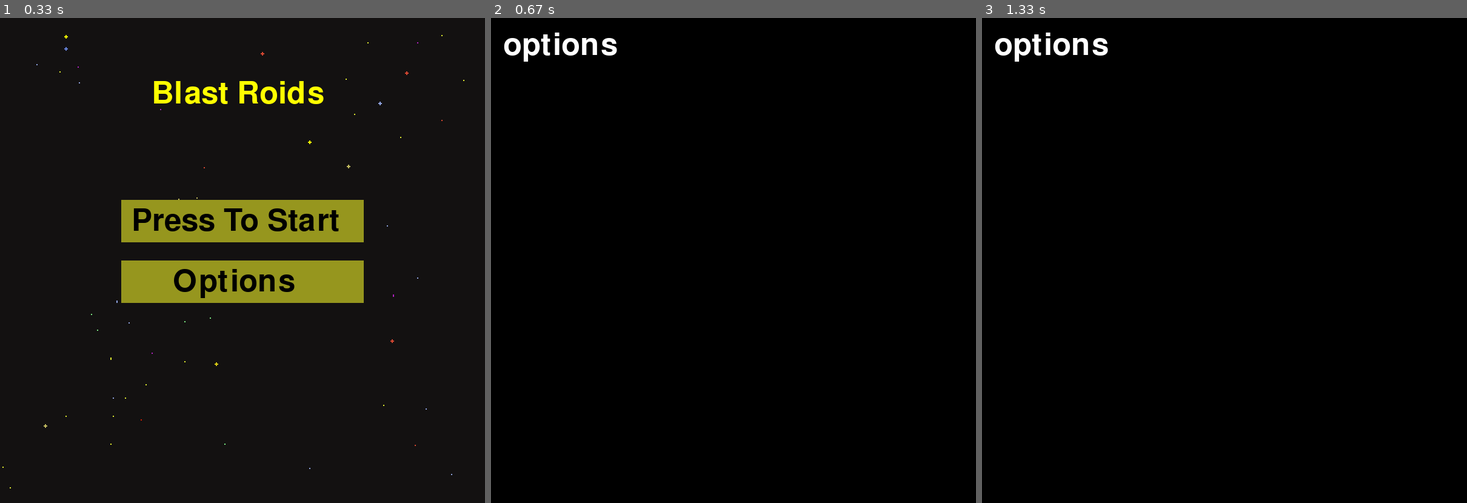
Above: before the commit, frames 1-3 (left to right).
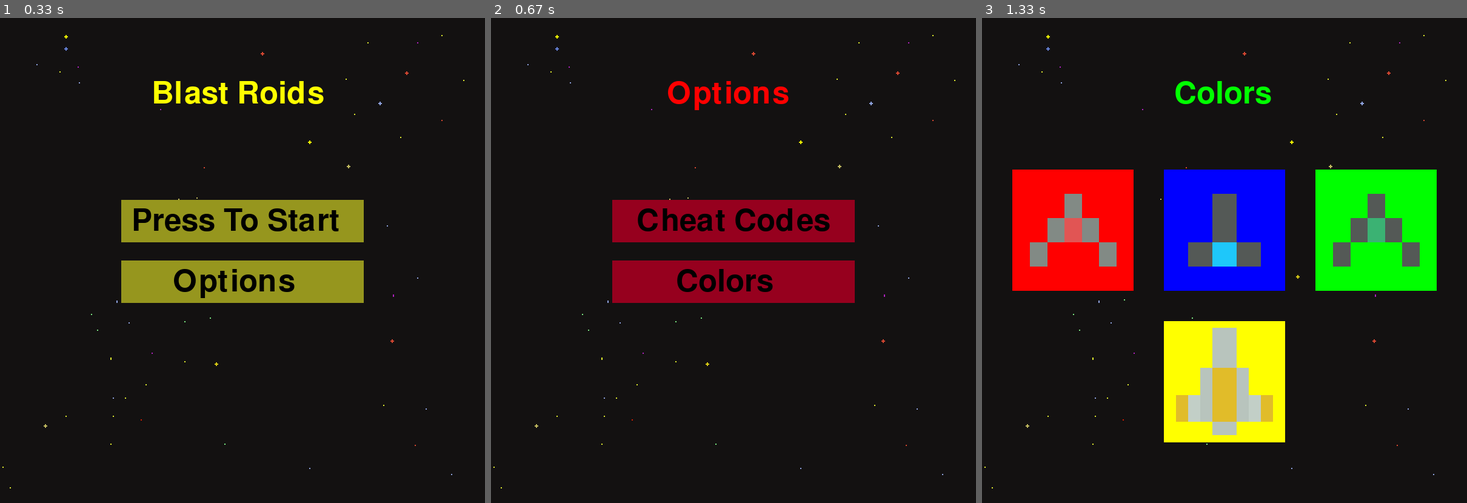
Above: after the commit, the same moments.

Repository: mrmastercat604me/pygame_project
Game: pygame game, started from maingame.py
The game is run twice, just before and just after one commit, with the same random seed, the same clock (stepped at 60 frames per second) and the same inputs.
Inputs (mouse positions are in pixels of both pictures, inside the frame that each line leads up to):
- Up to frame 1 (0.33 s): no input
- Up to frame 2 (0.67 s): click (733, 260) at 0.38 s
- Up to frame 3 (1.33 s): click (1224, 279) at 0.72 s, where only the run after the commit has a clickable "Colors"; click (1379, 245) at 1.05 s

Frame 1 is identical in both runs. In frame 2, 8.9% of the frame differs, in the area x 0-96%, y 3-97%; in frame 3, 26%.

Commit message:
working on implementing wesley's option menu into game :)

Diff:
--- a/maingame.py
+++ b/maingame.py
@@ -1,6 +1,7 @@
 import pygame, sys, math, random
 from classes import Player
 from game import game
+from options import options
 
 mainClock = pygame.time.Clock()
 from pygame.locals import *
@@ -49,7 +50,7 @@
                 game(screen,player,mainClock,Backgroundimage,Backgroundimage_rec)
         if button_2.collidepoint((mx, my)):
             if click:
-                options()
+                options(screen,Backgroundimage,Backgroundimage_rec)
         click = False
         #----------------------------------
         for event in pygame.event.get():
@@ -67,22 +68,4 @@
         pygame.display.update()
         mainClock.tick(60)
 
-
-def options():
-    running = True
-    while running:
-        screen.fill((0,0,0))
-
-        draw_text('options',font, (255, 255, 255), screen, 20, 20)
-        for event in pygame.event.get():
-            if event.type == QUIT:
-                pygame.quit()
-                sys.exit()
-            if event.type == KEYDOWN:
-                if event.key == K_ESCAPE:
-                    running = False
-
-        pygame.display.update()
-        mainClock.tick(60)
-
 main_menu()
--- /dev/null
+++ b/options.py
@@ -0,0 +1,253 @@
+import pygame, sys, math, random
+
+mainClock = pygame.time.Clock()
+from pygame.locals import *
+pygame.init()
+
+blueship = pygame.image.load("assets/pixel_ship_blue.png")
+blueship_rec = blueship.get_rect()
+blueship_rec.topright=(350, 250)
+blueship = pygame.transform.scale(blueship,(200,200))
+
+redship = pygame.image.load("assets/pixel_ship_red.png")
+redship_rec = redship.get_rect()
+redship_rec.topright=(120, 250)
+redship = pygame.transform.scale(redship,(200,200))
+
+greenship = pygame.image.load("assets/pixel_ship_green.png")
+greenship_rec = greenship.get_rect()
+greenship_rec.topright=(620, 250)
+greenship = pygame.transform.scale(greenship,(200,200))
+
+yellowship = pygame.image.load("assets/pixel_ship_yellow.png")
+yellowship_rec = yellowship.get_rect()
+yellowship_rec.topright=(400, 488)
+yellowship = pygame.transform.scale(yellowship,(200,200))
+
+font = pygame.font.SysFont(None, 75)
+
+def draw_text(text, font, color, surface, x,y):
+    textobj = font.render(text, 1, color)
+    textrect = textobj.get_rect()
+    textrect.topleft = (x, y)
+    surface.blit(textobj, textrect)
+
+
+click = False
+
+def options(screen,Backgroundimage,Backgroundimage_rec):
+    running = True
+    click = False
+    while running:
+        screen.fill((0,0,0))
+        screen.blit(Backgroundimage,Backgroundimage_rec)
+        draw_text('Options',font, (255, 0, 0), screen, 290, 100)
+        mx, my = pygame.mouse.get_pos()
+        button_3 = pygame.Rect(190, 300, 400, 70)
+        button_4 = pygame.Rect(190, 400, 400, 70)
+        button_3.centerx = 400
+        button_4.centerx = 400
+        pygame.draw.rect(screen, (150, 0, 30), button_3)
+        pygame.draw.rect(screen, (150, 0, 30), button_4)
+        draw_text('Cheat Codes',font, (0, 0, 0), screen, 240, 310)
+        draw_text('Colors',font, (0, 0, 0), screen, 305, 410)
+        if button_3.collidepoint((mx, my)):
+            if click:
+                cheat(screen,Backgroundimage,Backgroundimage_rec)
+        if button_4.collidepoint((mx, my)):
+            if click:
+                colors(screen,Backgroundimage,Backgroundimage_rec)
+        click = False
+        for event in pygame.event.get():
+            if event.type == QUIT:
+                pygame.quit()
+                sys.exit()
+            if event.type == KEYDOWN:
+                if event.key == K_ESCAPE:
+                    running = False
+            if event.type == MOUSEBUTTONDOWN:
+                if event.button == 1:
+                    click = True
+
+        pygame.display.update()
+        mainClock.tick(60)
+
+
+def cheat(screen,Backgroundimage,Backgroundimage_rec):
+    running = True
+    font = pygame.font.Font(None, 32)
+    clock = pygame.time.Clock()
+    input_box = pygame.Rect(300, 300, 150, 32)
+    color_inactive = pygame.Color('lightskyblue3')
+    color_active = pygame.Color('dodgerblue2')
+    color = color_inactive
+    active = False
+    text = ''
+    while running:
+        for event in pygame.event.get():
+            if event.type == pygame.QUIT:
+                running = False
+            if event.type == pygame.MOUSEBUTTONDOWN:
+                if input_box.collidepoint(event.pos):
+                    active = not active
+                else:
+                    active = False
+                color = color_active if active else color_inactive
+            if event.type == pygame.KEYDOWN:
+                if active:
+                    if event.key == pygame.K_RETURN:
+                        print(text)
+                        if text == "bruh":
+                            cheat1 = True
+                        if text == "123":
+                            cheat2 = True
+                        if text == "hola":
+                            cheat3 = True
+                        if text == "10101":
+                            cheat4 = True
+                        text = ''
+                    elif event.key == pygame.K_BACKSPACE:
+                        text = text[:-1]
+                    else:
+                        text += event.unicode
+                if event.key == K_ESCAPE:
+                    running = False
+
+        screen.fill((0,0,0))
+        screen.blit(Backgroundimage,Backgroundimage_rec)
+        txt_surface = font.render(text, True, color)
+        width = max(200, txt_surface.get_width()+10)
+        input_box.w = width
+        screen.blit(txt_surface, (input_box.x+5, input_box.y+5))
+        pygame.draw.rect(screen, color, input_box, 2)
+
+        pygame.display.update()
+        mainClock.tick(60)
+
+def colors(screen,Backgroundimage,Backgroundimage_rec):
+
+    running = True
+    click = False
+    while running:
+        screen.fill((0,0,0))
+        screen.blit(Backgroundimage,Backgroundimage_rec)
+        screen.blit(blueship, blueship_rec)
+        screen.blit(redship, redship_rec)
+        screen.blit(greenship, greenship_rec)
+        draw_text('Colors',font, (0, 255, 0), screen, 317, 100)
+        mx, my = pygame.mouse.get_pos()
+        button_5 = pygame.Rect(190, 250, 200, 200)
+        button_6 = pygame.Rect(190, 250, 200, 200)
+        button_7 = pygame.Rect(190, 250, 200, 200)
+        button_8 = pygame.Rect(190, 500, 200, 200)
+        button_5.centerx = 150
+        button_6.centerx = 400
+        button_7.centerx = 650
+        button_8.centerx = 400
+        pygame.draw.rect(screen, (255, 0, 0), button_5)
+        pygame.draw.rect(screen, (0, 0, 255), button_6)
+        pygame.draw.rect(screen, (0, 255, 0), button_7)
+        pygame.draw.rect(screen, (255, 255, 0), button_8)
+        if button_5.collidepoint((mx, my)):
+            if click:
+                ##########################################
+                pass
+        if button_6.collidepoint((mx, my)):
+            if click:
+                ##########################################
+                pass
+        if button_7.collidepoint((mx, my)):
+            if click:
+                #########################################
+                pass
+        if button_8.collidepoint((mx, my)):
+            if click:
+                #########################################
+                pass
+        click = False
+        for event in pygame.event.get():
+            if event.type == QUIT:
+                pygame.quit()
+                sys.exit()
+            if event.type == KEYDOWN:
+                if event.key == K_ESCAPE:
+                    running = False
+            if event.type == MOUSEBUTTONDOWN:
+                if event.button == 1:
+                    click = True
+
+        screen.blit(blueship, blueship_rec)
+        screen.blit(redship, redship_rec)
+        screen.blit(greenship, greenship_rec)
+        screen.blit(yellowship, yellowship_rec)
+        pygame.display.update()
+        mainClock.tick(60)
+
+
+# def red(screen,Backgroundimage,Backgroundimage_rec):
+#     running = True
+#     while running:
+#         screen.fill((0,0,0))
+
+#         draw_text('red',font, (255, 255, 255), screen, 20, 20)
+#         for event in pygame.event.get():
+#             if event.type == QUIT:
+#                 pygame.quit()
+#                 sys.exit()
+#             if event.type == KEYDOWN:
+#                 if event.key == K_ESCAPE:
+#                     running = False
+
+#         pygame.display.update()
+#         mainClock.tick(60)
+
+# def blue(screen,Backgroundimage,Backgroundimage_rec):
+#     running = True
+#     while running:
+#         screen.fill((0,0,0))
+
+#         draw_text('blue',font, (255, 255, 255), screen, 20, 20)
+#         for event in pygame.event.get():
+#             if event.type == QUIT:
+#                 pygame.quit()
+#                 sys.exit()
+#             if event.type == KEYDOWN:
+#                 if event.key == K_ESCAPE:
+#                     running = False
+
+#         pygame.display.update()
+#         mainClock.tick(60)
+
+# def green(screen,Backgroundimage,Backgroundimage_rec):
+#     running = True
+#     while running:
+#         screen.fill((0,0,0))
+
+#         draw_text('green',font, (255, 255, 255), screen, 20, 20)
+#         for event in pygame.event.get():
+#             if event.type == QUIT:
+#                 pygame.quit()
+#                 sys.exit()
+#             if event.type == KEYDOWN:
+#                 if event.key == K_ESCAPE:
+#                     running = False
+
+#         pygame.display.update()
+#         mainClock.tick(60)
+
+# def yellow(screen,Backgroundimage,Backgroundimage_rec):
+#     running = True
+#     while running:
+#         screen.fill((0,0,0))
+
+#         draw_text('yellow',font, (255, 255, 255), screen, 20, 20)
+#         for event in pygame.event.get():
+#             if event.type == QUIT:
+#                 pygame.quit()
+#                 sys.exit()
+#             if event.type == KEYDOWN:
+#                 if event.key == K_ESCAPE:
+#                     running = False
+
+        pygame.display.update()
+        mainClock.tick(60)
